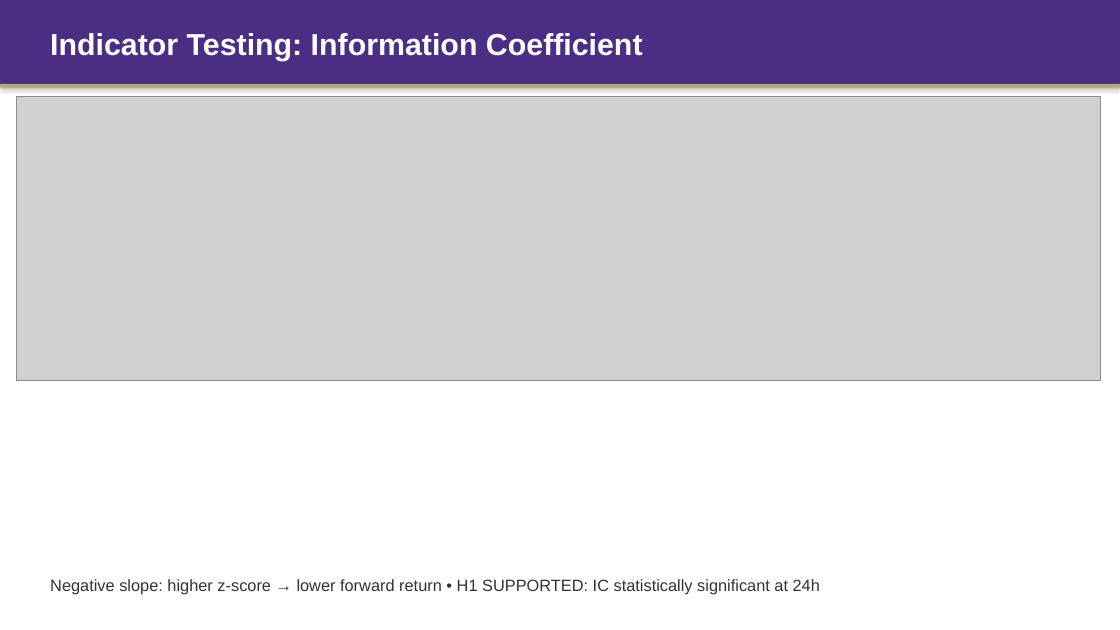
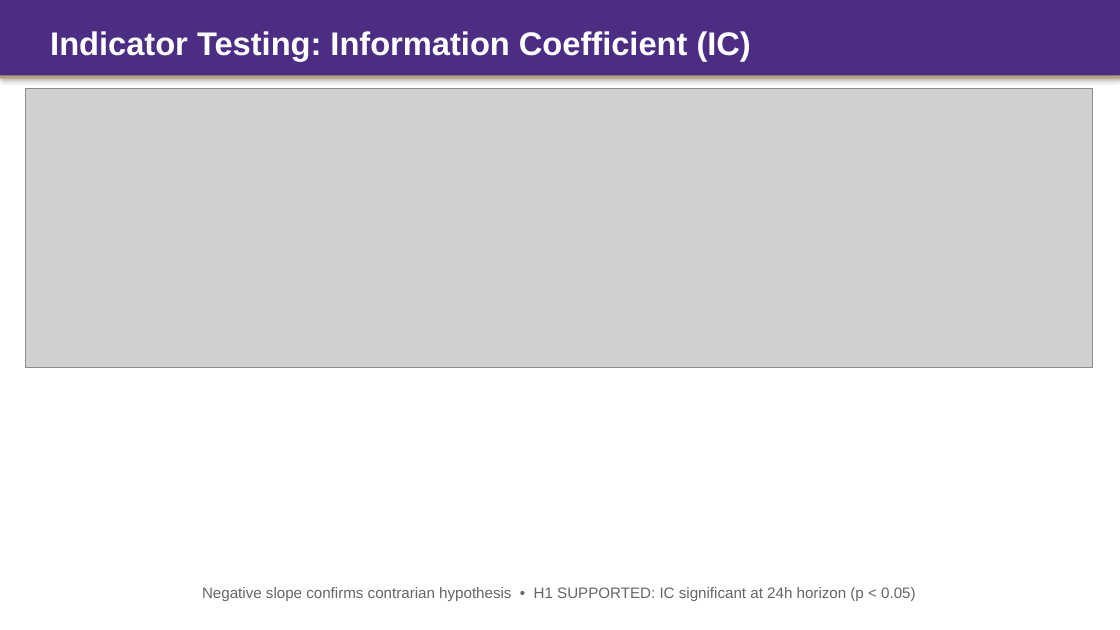
Before and after one commit to Tyche1107/Strategy-project, a slide deck: slide 6 of CFRM522_Presentation.pptx. Drawn at 1120x630 pixels with LibreOffice and Linux fonts; fonts in the diff are those of the drawing; grey boxes stand for pictures. Boxes give left, top, right and bottom in pixels: in the first picture for what was removed or moved away, otherwise in the second. Text is boxed around its words. In the diff, an @@ line names an element or a change of style, - is before the commit and + after.

```diff
--- a/CFRM522_Presentation.pptx
+++ b/CFRM522_Presentation.pptx
@@ rectangle resized from (x1=0, y1=0, x2=1120, y2=84) to (x1=0, y1=0, x2=1120, y2=76) @@
@@ text at (x1=50, y1=31, x2=751, y2=61): text changed; size 26 to 28 pt @@
-Indicator Testing: Information Coefficient
+Indicator Testing: Information Coefficient (IC)
@@ rectangle moved from (x1=0, y1=84, x2=1120, y2=87) to (x1=0, y1=76, x2=1120, y2=79) @@
@@ picture resized from (x1=17, y1=97, x2=1101, y2=381) to (x1=25, y1=88, x2=1092, y2=367) @@
@@ text at (x1=202, y1=587, x2=915, y2=601): text changed; size 14 to 13 pt; text colour #333333 to #666666 @@
-Negative slope: higher z-score → lower forward return • H1 SUPPORTED: IC statistically significant at 24h
+Negative slope confirms contrarian hypothesis • H1 SUPPORTED: IC significant at 24h horizon (p < 0.05)
```
Also in this commit, not shown: 14 other slides changed, 3 other files.
